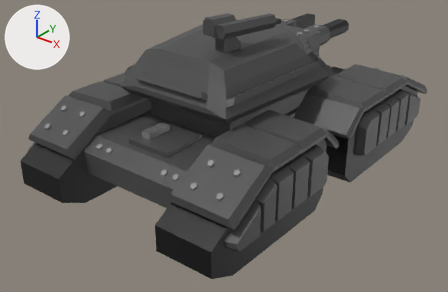
The glTF model Assets/Models/Units/BFT/BFT_HP.glb: old version first, new version second.
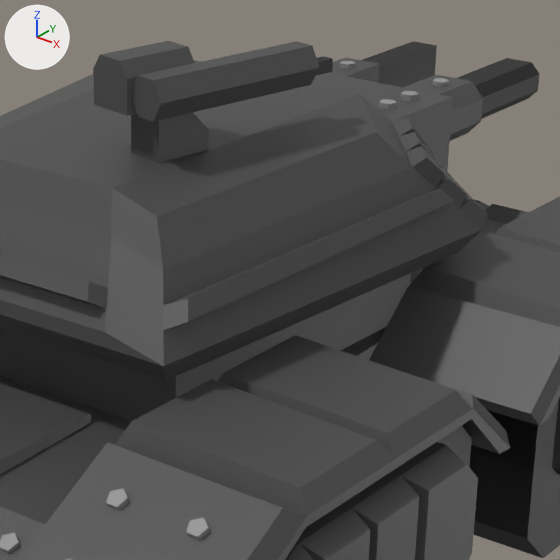
Old and new are each drawn whole from a camera (50 mm lens) standing at (12.53, -16.61, 10.61) and looking at (0.1, -1.08, 0.98) and again close up on the part from 38% to 79% of the width and 0% to 63% of the height. Lighting does not change. The marker at upper left points along +X, +Y and +Z. Where no turn or scale is listed for an object, it has been applied to the vertices.
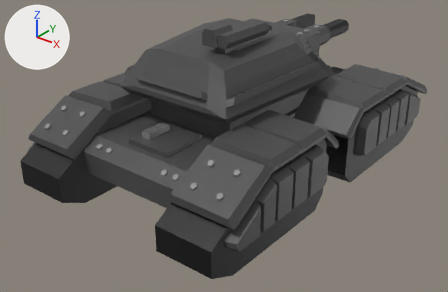
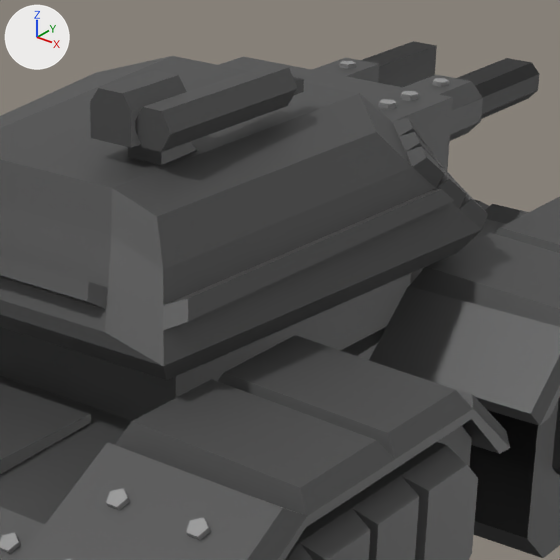
Where the change shows, as pixel boxes (x1, y1, x2, y2) in the close-ups (560 x 560 px):
'Cylinder.001', moved, turned: before (132, 41, 320, 122); after (135, 64, 298, 152)
'Cube.020', moved, turned: before (93, 41, 195, 116); after (90, 70, 187, 148)
'MachineGunTurretHP', moved: before (131, 112, 209, 163); after (128, 142, 197, 165)
'Cube.021', moved, turned: before (316, 56, 333, 76); after (293, 77, 304, 95)

The change, as a diff of the scene's bpy script:
```diff
--- a/Assets/Models/Units/BFT/BFT_HP.glb.py
+++ b/Assets/Models/Units/BFT/BFT_HP.glb.py
@@ ob_machinegunturrethp @@
 ob_machinegunturrethp.parent = ob_turretmachinegun
-ob_machinegunturrethp.location = (0.0134, 0.0616, 0.292)
+ob_machinegunturrethp.location = (0.0, 0.0, 0.0)
@@ ob_cube_020 @@
 ob_cube_020.parent = ob_machinegunturrethp
-ob_cube_020.location = (-0.799, 1.395, -5.069)
+ob_cube_020.location = (-1.056, 1.212, -5.069)
+ob_cube_020.rotation_euler = (0.0, 0.0, 0.196)  # degrees (0, 0, 11)
@@ ob_cube_021 @@
 ob_cube_021.parent = ob_machinegunturrethp
-ob_cube_021.location = (-0.799, 1.395, -5.069)
+ob_cube_021.location = (-1.056, 1.212, -5.069)
+ob_cube_021.rotation_euler = (0.0, 0.0, 0.196)  # degrees (0, 0, 11)
@@ ob_cylinder_001 @@
 ob_cylinder_001.parent = ob_machinegunturrethp
-ob_cylinder_001.location = (-0.799, 1.395, -5.069)
+ob_cylinder_001.location = (-1.056, 1.212, -5.069)
+ob_cylinder_001.rotation_euler = (0.0, 0.0, 0.196)  # degrees (0, 0, 11)
```
